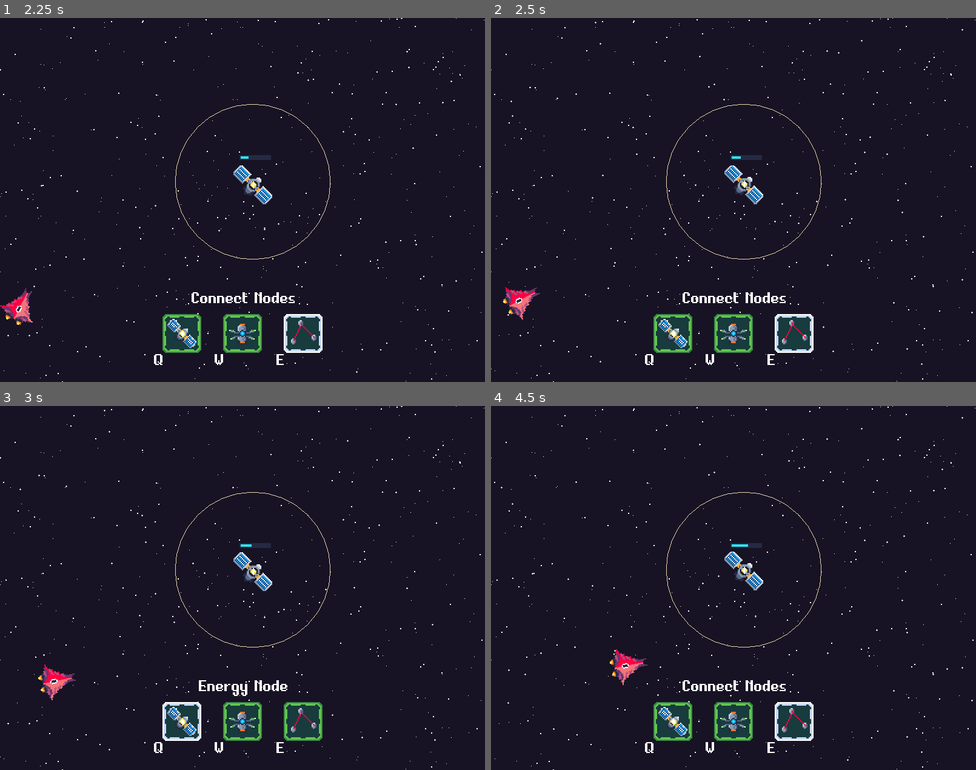
Above: before the commit, frames 1-4 (two rows, left to right).
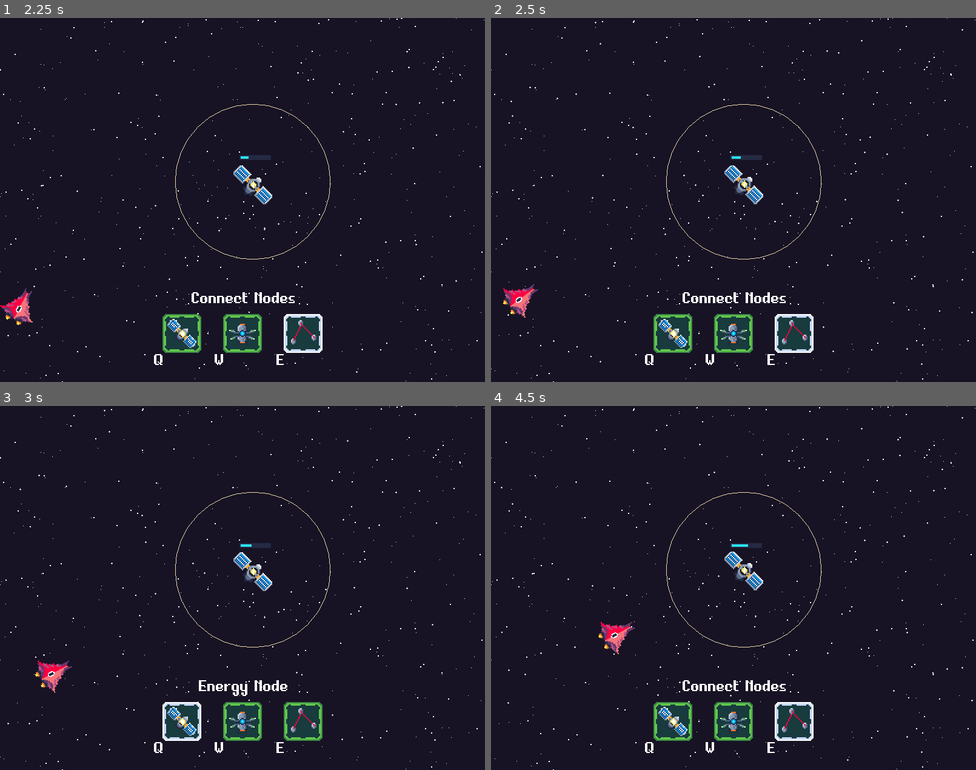
Above: after the commit, the same moments.

Repository: svntax/LD45-StartWithNothing
Game: Godot game, scene res://Scenes/Gameplay.tscn
Same seed, same stepped clock (60 frames per second), same inputs: the game is played once before the commit and once after it.
Inputs (mouse positions are in pixels of both pictures, inside the frame that each line leads up to):
- Up to frame 1 (2.25 s): move the mouse to (252, 181) at 0.52 s; tap Q (BuildEnergyNode) at 0.6 s; click (252, 181) at 0.67 s; tap W (BuildGunNode) at 1.35 s; click (252, 181) at 1.42 s; move the mouse to (291, 119) at 2.02 s; tap E (BuildLink) at 2.1 s; click (291, 119) at 2.17 s
- Up to frame 2 (2.5 s): no input
- Up to frame 3 (3 s): move the mouse to (218, 660) at 2.77 s; tap Q (BuildEnergyNode) at 2.85 s; click (218, 660) at 2.92 s
- Up to frame 4 (4.5 s): move the mouse to (879, 642) at 3.52 s; tap W (BuildGunNode) at 3.6 s; click (879, 642) at 3.67 s; move the mouse to (588, 533) at 4.27 s; tap E (BuildLink) at 4.35 s; click (588, 533) at 4.42 s

Frame 1 is identical in both runs. In frame 2, 0.2% of the frame differs, in the area x 2-11%, y 73-83%; in frame 3, 0.4%; in frame 4, 0.7%, in the area x 22-33%, y 59-77%.

Commit message:
Fixed RNG seed not being randomized

Diff:
--- a/Scripts/CrashingEnemyAI.gd
+++ b/Scripts/CrashingEnemyAI.gd
@@ -4,7 +4,11 @@
 onready var turningWeight = 0.8
 
 onready var targetNode = null
-onready var fallbackTargetPos = Vector2(400 + rand_range(-300, 300), 300 + rand_range(-200, 200))
+onready var fallbackTargetPos = Vector2(400, 300)
+
+func _ready():
+    randomize()
+    fallbackTargetPos += Vector2(rand_range(-30, 300), rand_range(-200, 200))
 
 func _physics_process(delta):
     control(delta)
